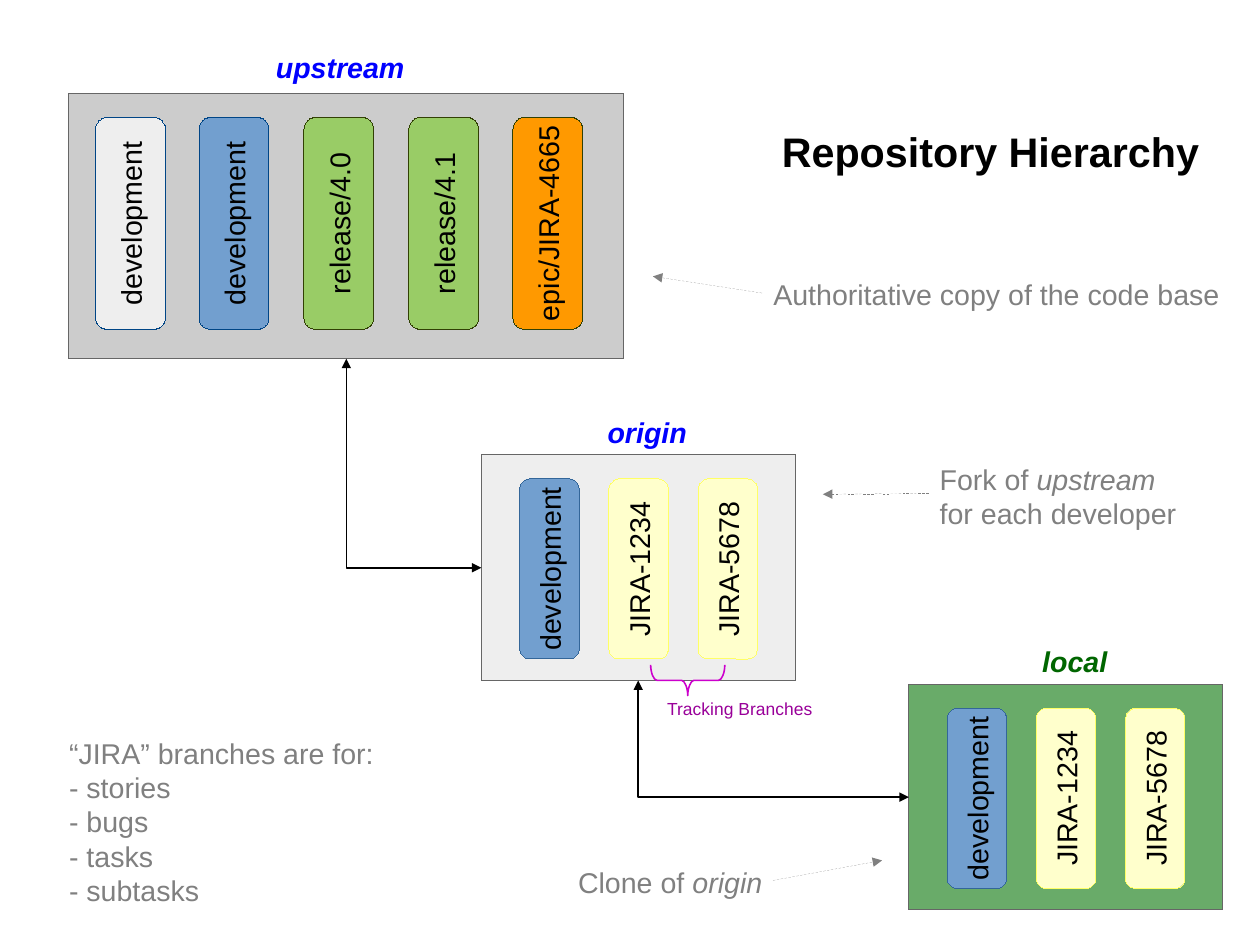
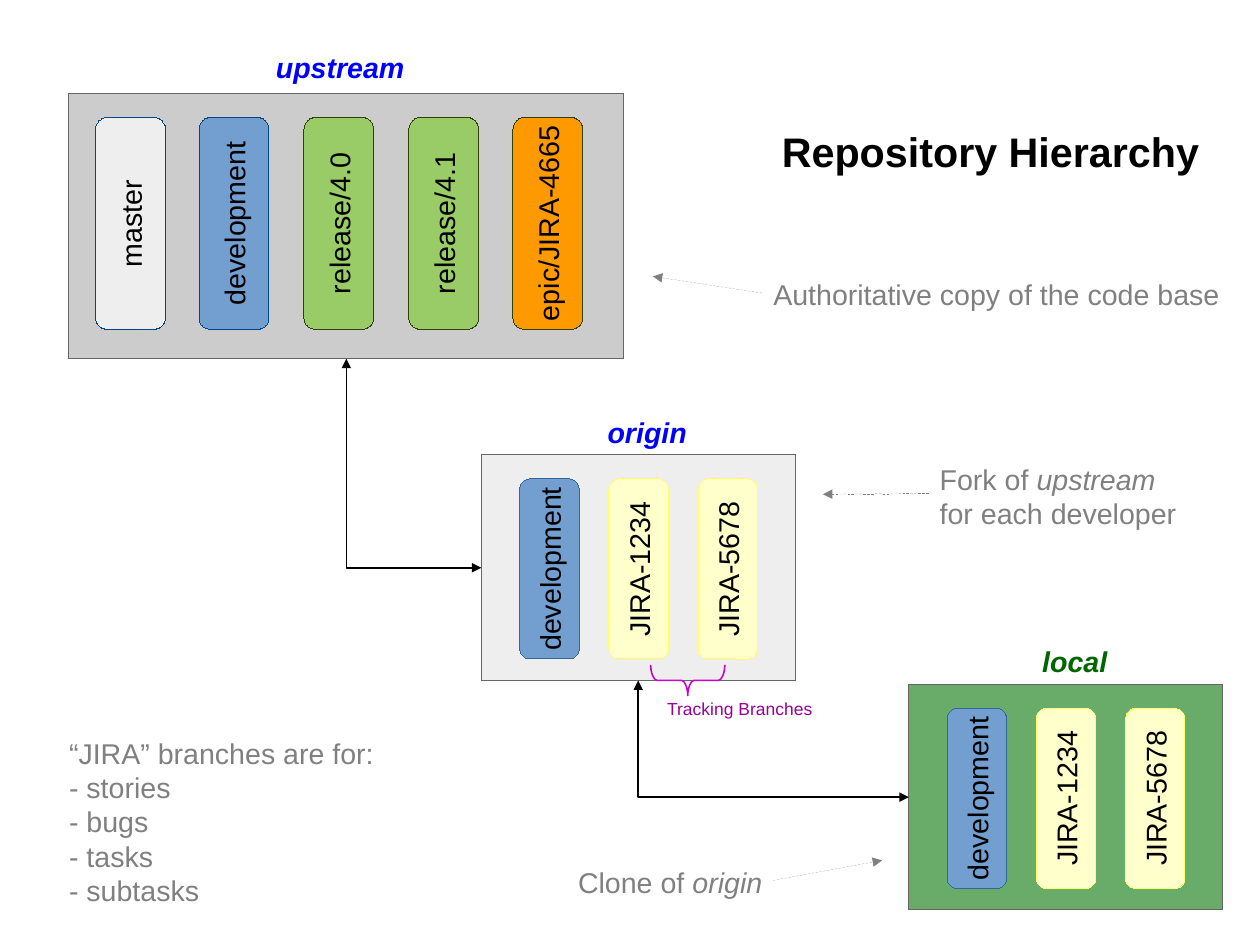
Before and after one commit to SiliconValleyOffice/GitHelp, a slide deck: slide 1 of Documents/RepositoryManagement.odp. Drawn at 1260x945 pixels with LibreOffice and Linux fonts; fonts in the diff are those of the drawing. Boxes give left, top, right and bottom in pixels: in the first picture for what was removed or moved away, otherwise in the second. Text is boxed around its words. In the diff, an @@ line names an element or a change of style, - is before the commit and + after.

```diff
--- a/Documents/RepositoryManagement.odp
+++ b/Documents/RepositoryManagement.odp
@@ text in rounded rectangle at (x1=116, y1=190, x2=148, y2=265): text changed @@
-development
+master
```
Also in this commit, not shown: 1 other file.
